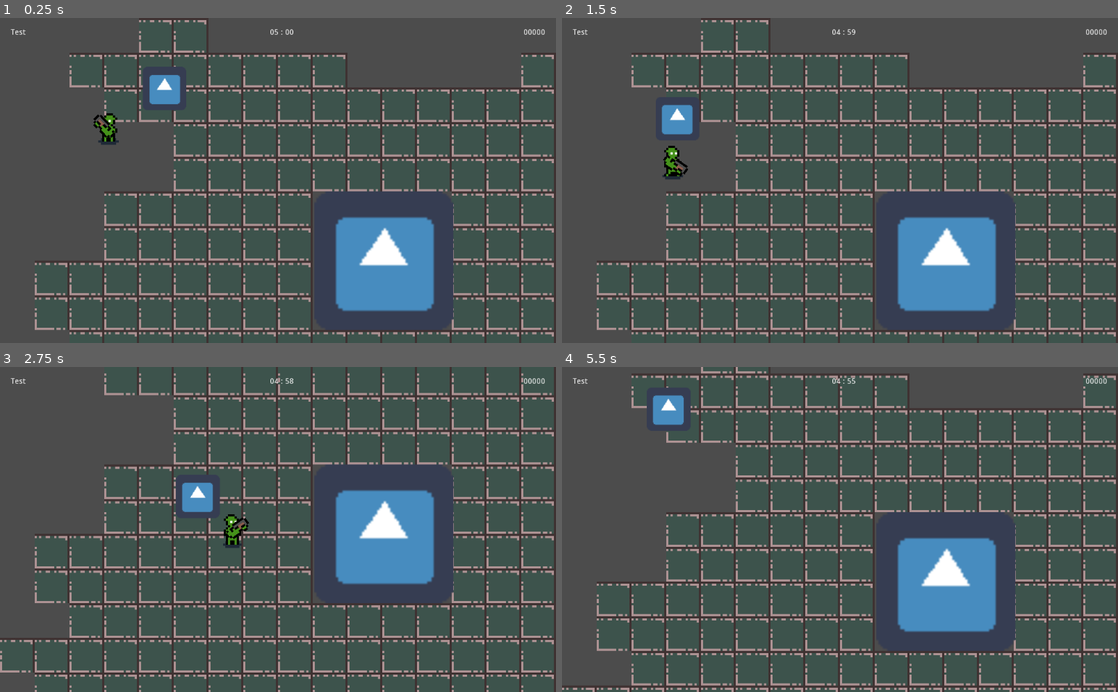
Above: before the commit, frames 1-4 (two rows, left to right).
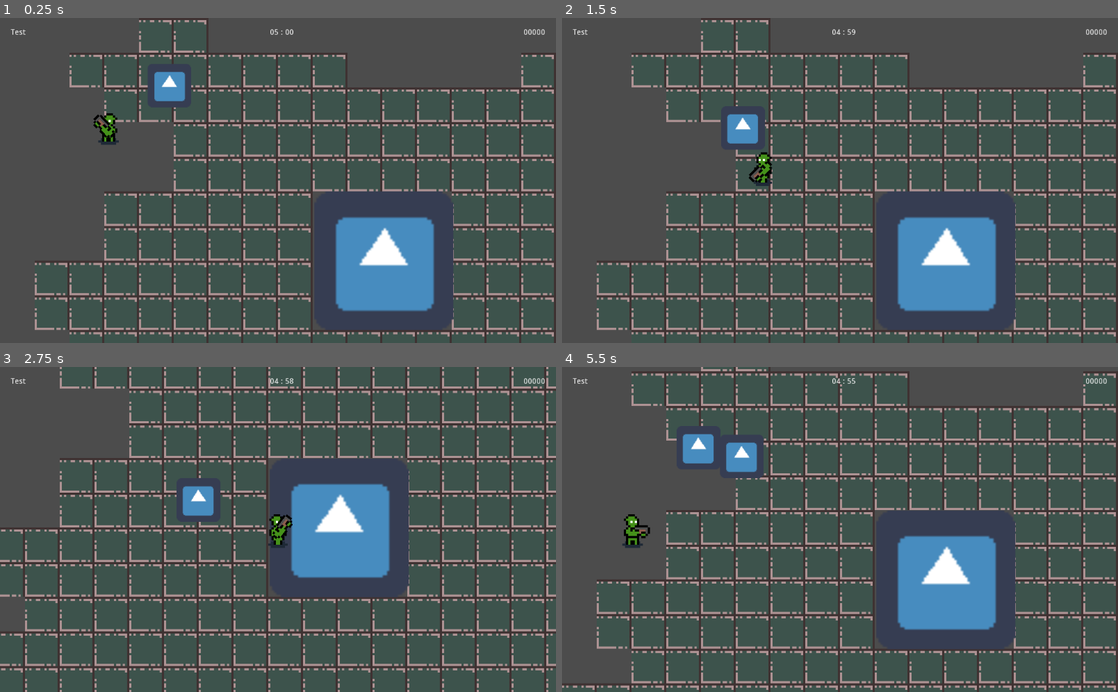
Above: after the commit, the same moments.

Repository: jimmyjonezz/Annigilation
Game: Godot game, scene res://Main/Main.tscn
Same seed, same stepped clock (60 frames per second), same inputs: the game is played once before the commit and once after it. The engine's default icon, where the game draws it, is replaced by a stand-in: a white triangle on a blue panel in a dark square.
Inputs (mouse positions are in pixels of both pictures, inside the frame that each line leads up to):
- Up to frame 1 (0.25 s): no input
- Up to frame 2 (1.5 s): move the mouse to (962, 164) at 0.52 s; hold Right (ui_right) 0.53-1.28 s; move the mouse to (728, 196) at 1.27 s; hold Down (ui_down) from 1.28 s (still down)
- Up to frame 3 (2.75 s): move the mouse to (333, 458) at 2.02 s; release Down (ui_down) at 2.03 s; hold Right (ui_right) from 2.03 s (still down)
- Up to frame 4 (5.5 s): move the mouse to (812, 594) at 2.77 s; release Right (ui_right) at 2.78 s; hold Up (ui_up) 2.78-3.53 s; move the mouse to (1006, 578) at 3.52 s; hold Left (ui_left) 3.53-5.03 s; move the mouse to (673, 480) at 4.27 s; move the mouse to (867, 529) at 5.02 s; hold Down (ui_down) from 5.03 s (still down)

The runs differ from the first frame. In frame 1, 0.4% of the frame differs, in the area x 25-35%, y 14-29%; in frame 2, 1.7%; in frame 3, 38%, in the area x 0-100%, y 0-100%; in frame 4, 18%.

Commit message:
0.5.2

Diff:
--- a/Player/Player.tscn
+++ b/Player/Player.tscn
@@ -65,7 +65,7 @@
 
 [sub_resource type="Animation" id=4]
 resource_name = "walk"
-length = 0.7
+length = 0.6
 tracks/0/type = "value"
 tracks/0/path = NodePath("Sprite:frame")
 tracks/0/interp = 1
@@ -73,7 +73,7 @@
 tracks/0/imported = false
 tracks/0/enabled = true
 tracks/0/keys = {
-"times": PoolRealArray( 0, 0.2, 0.4, 0.6 ),
+"times": PoolRealArray( 0, 0.15, 0.3, 0.45 ),
 "transitions": PoolRealArray( 1, 1, 1, 1 ),
 "update": 1,
 "values": [ 0, 4, 5, 6 ]
@@ -85,7 +85,7 @@
 tracks/1/imported = false
 tracks/1/enabled = true
 tracks/1/keys = {
-"times": PoolRealArray( 0, 0.2, 0.4, 0.6 ),
+"times": PoolRealArray( 0, 0.15, 0.3, 0.45 ),
 "transitions": PoolRealArray( 1, 1, 1, 1 ),
 "update": 0,
 "values": [ Vector2( 1, 1 ), Vector2( 1.2, 1 ), Vector2( 1, 1 ), Vector2( 1.2, 1 ) ]
--- a/Robots/Kamikaze/Kamikaze.gd
+++ b/Robots/Kamikaze/Kamikaze.gd
@@ -5,9 +5,11 @@
 var speed
 var path : = PoolVector2Array() setget set_path
 var velocity = Vector2()
+var current_health
 
 func _ready():
 	randomize()
+	current_health = round(rand_range(4, 8))
 	speed = rand_range(50, 65)
 	set_process(false)
 
@@ -32,4 +34,7 @@
 		set_process(false)
 
 func hit():
-	queue_free()
+	current_health -= 1
+
+	if current_health == 0:
+		queue_free()
